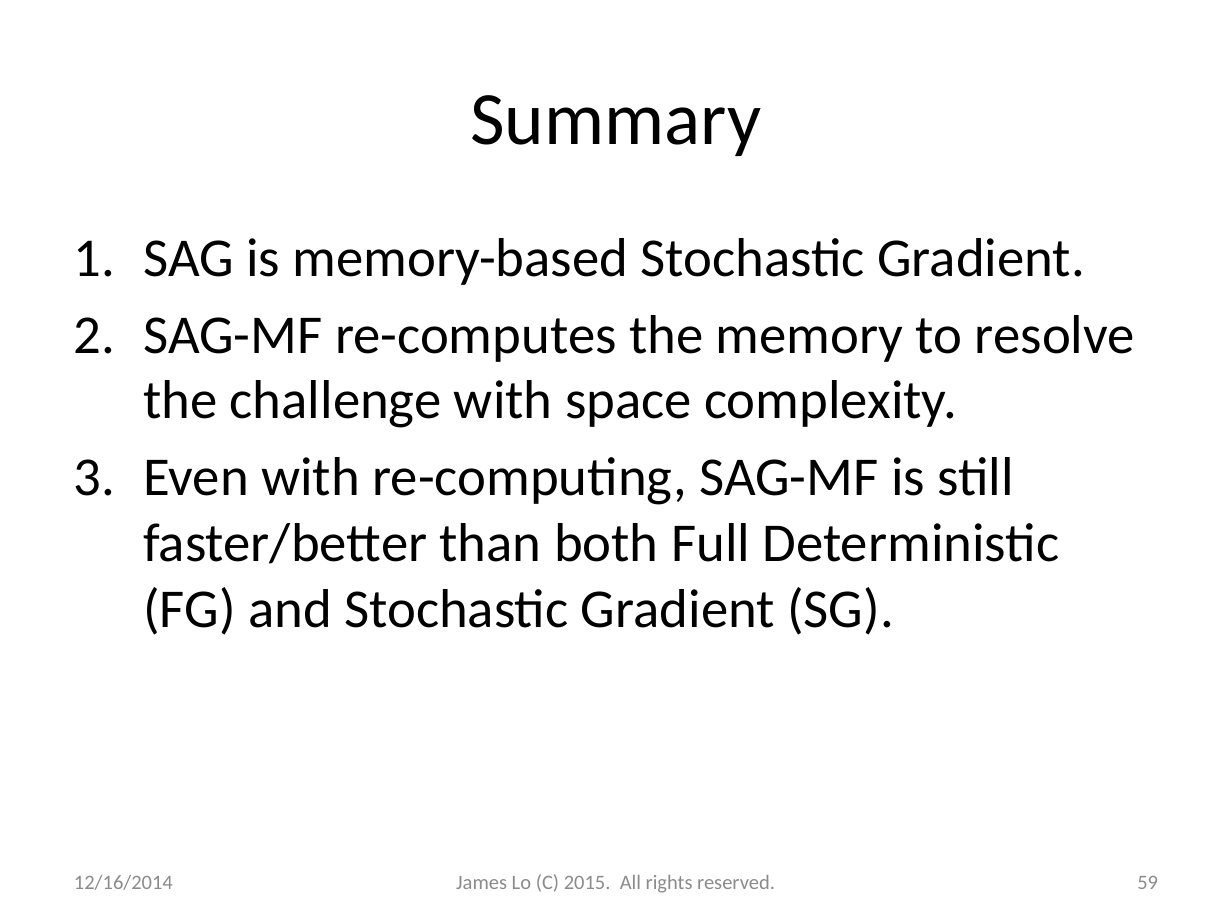
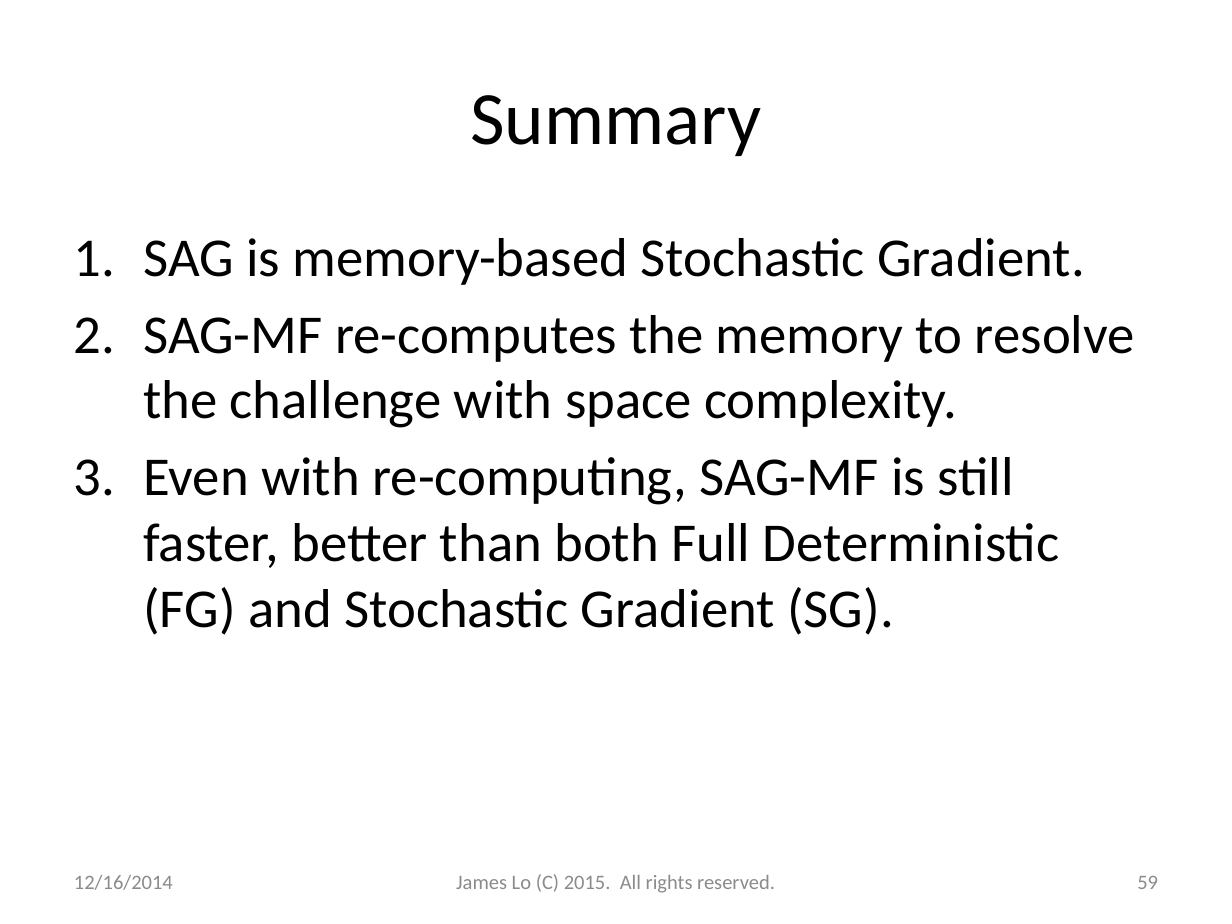
Before and after one commit to jamestklo/MatrixFactorizationMatlab, a slide deck: slide 59 of cs534L-SAGmf.pptx. Drawn at 1232x924 pixels with LibreOffice and Linux fonts; fonts in the diff are those of the drawing. Boxes give left, top, right and bottom in pixels: in the first picture for what was removed or moved away, otherwise in the second. Text is boxed around its words. In the diff, an @@ line names an element or a change of style, - is before the commit and + after.

```diff
--- a/cs534L-SAGmf.pptx
+++ b/cs534L-SAGmf.pptx
@@ text at (143,457,1060,635): text changed @@
-3. Even with re-computing, SAG-MF is still faster/better than both Full Deterministic (FG) and Stochastic Gradient (SG).
+3. Even with re-computing, SAG-MF is still faster, better than both Full Deterministic (FG) and Stochastic Gradient (SG).
```
Also in this commit, not shown: 5 other slides changed, 4 other files.
